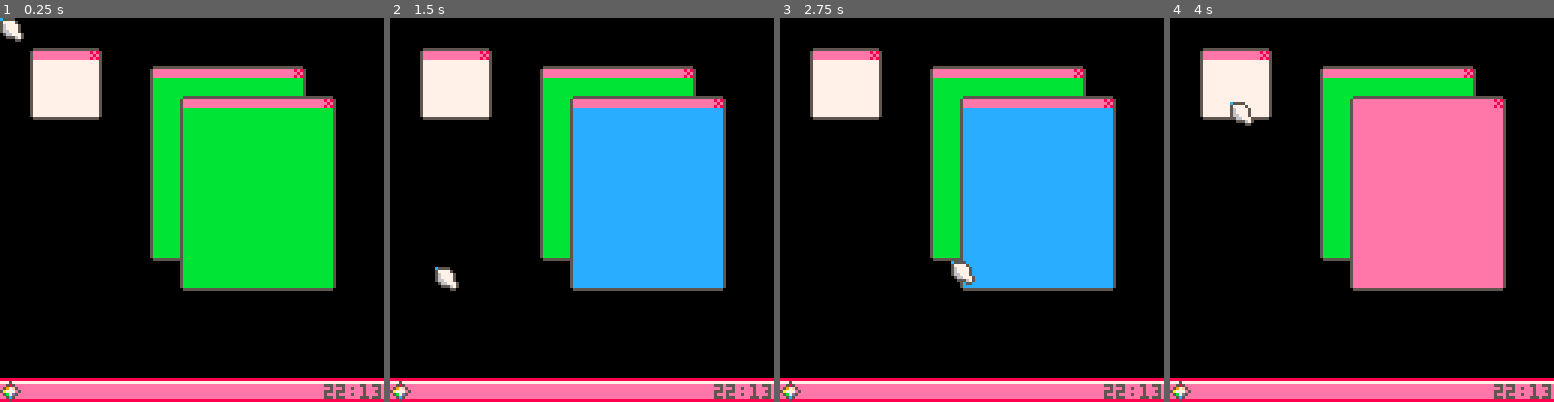
Above: before the commit, frames 1-4 (left to right).
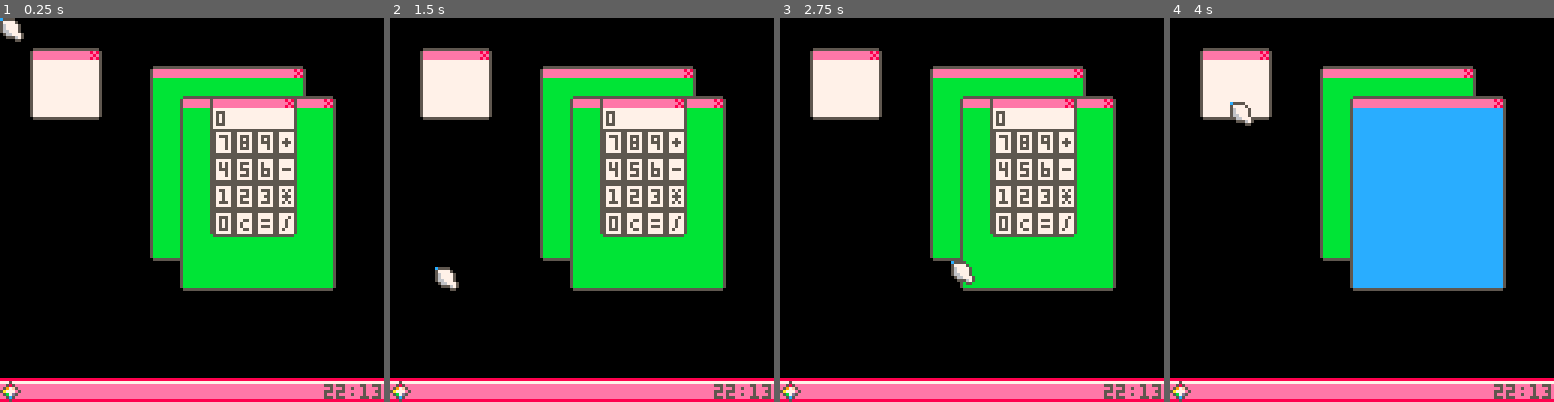
Above: after the commit, the same moments.

Repository: m-r-hunt/Pico-8-Carts
Game: PICO-8 cartridge picos.p8
The game is run twice, just before and just after one commit, with the same random seed, the same clock (stepped at 60 frames per second) and the same inputs.
Inputs (mouse positions are in pixels of both pictures, inside the frame that each line leads up to):
- Up to frame 1 (0.25 s): no input
- Up to frame 2 (1.5 s): click (670, 121) at 0.67 s; click (436, 267) at 1.22 s
- Up to frame 3 (2.75 s): click (887, 114) at 1.77 s; click (952, 259) at 2.32 s
- Up to frame 4 (4 s): click (1404, 106) at 2.87 s; click (1465, 256) at 3.42 s; click (1231, 102) at 3.97 s

The runs differ from the first frame. In frame 1, 7.7% of the frame differs, in the area x 54-78%, y 21-58%; in frame 2, 18%, in the area x 47-87%, y 21-71%; in frame 3, 18%; in frame 4, 18%.

Commit message:
Start on picos calc

Diff:
--- a/picos.p8
+++ b/picos.p8
@@ -1,6 +1,10 @@
 pico-8 cartridge // http://www.pico-8.com
 version 29
 __lua__
+function clw(c)
+	rectfill(0,0,128,128,c or 7)
+end
+
 debug_window={}
 function debug_window:init()
 	debug_log={}
@@ -30,6 +34,43 @@
 end
 function blank_window:onclick(x,y)
 	self.c+=1
+end
+
+calculator={}
+function calculator.get_dimensions()
+	return 27, 42
+end
+function calculator:init()
+	self.value=0
+end
+function draw_calc_button(x,y,s)
+	rect(x*7,y*9+7,x*7+6,y*9+15,5)
+	print(s,x*7+2,y*9+9,5)
+end
+function calculator:draw()
+	clw()
+	print(self.value,1,1,5)
+
+	draw_calc_button(0,0,"7")
+	draw_calc_button(1,0,"8")
+	draw_calc_button(2,0,"9")
+
+	draw_calc_button(0,1,"4")
+	draw_calc_button(1,1,"5")
+	draw_calc_button(2,1,"6")
+
+	draw_calc_button(0,2,"1")
+	draw_calc_button(1,2,"2")
+	draw_calc_button(2,2,"3")
+
+	draw_calc_button(0,3,"0")
+
+	draw_calc_button(3,0,"+")
+	draw_calc_button(3,1,"-")
+	draw_calc_button(3,2,"*")
+	draw_calc_button(3,3,"/")
+	draw_calc_button(1,3,"C")
+	draw_calc_button(2,3,"=")
 end
 
 default_width=22
@@ -47,6 +88,8 @@
 	end
 	w=mid(5,w,128)
 	h=mid(1,h,120)
+	local x=mid(0,x,128-w-window_extra_w)
+	local y=mid(0,y,128-h-window_extra_h)
 	local newwin={x=x,y=y,w=w,h=h,class=class,data={}}
 	add(windows,newwin)
 	newwin.class.init(newwin.data)
@@ -58,6 +101,7 @@
 	create_window(debug_window,10,10)
 	create_window(blank_window,50,16)
 	create_window(blank_window,60,26)
+	create_window(calculator,70,26)
 end
 
 function get_mouse_target()
